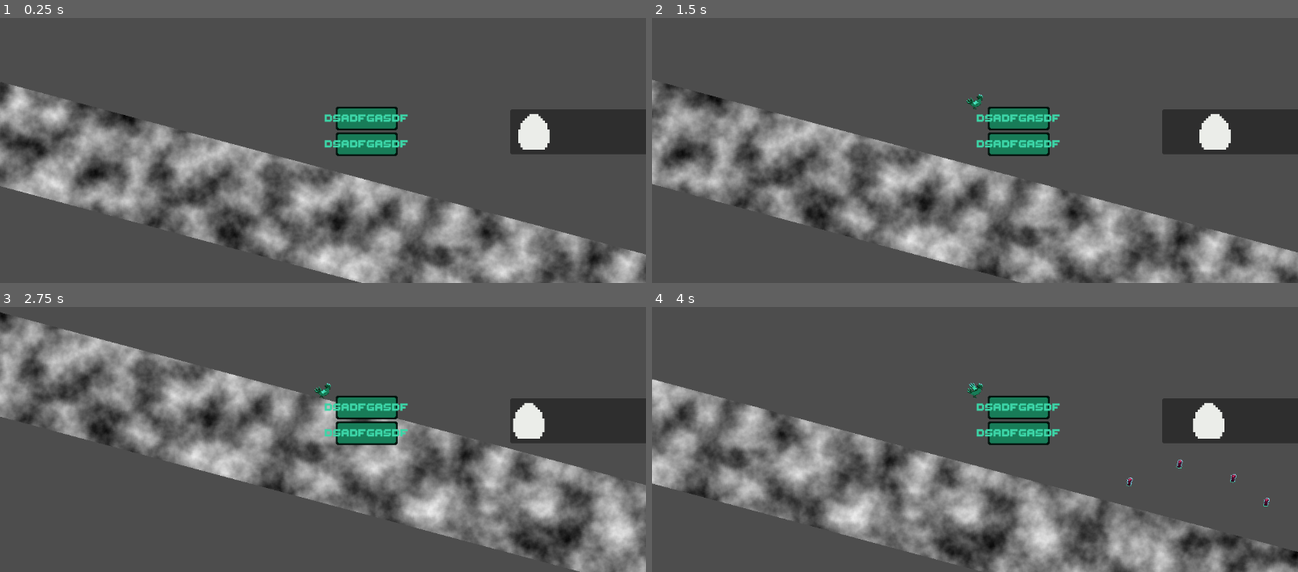
Above: before the commit, frames 1-4 (two rows, left to right).
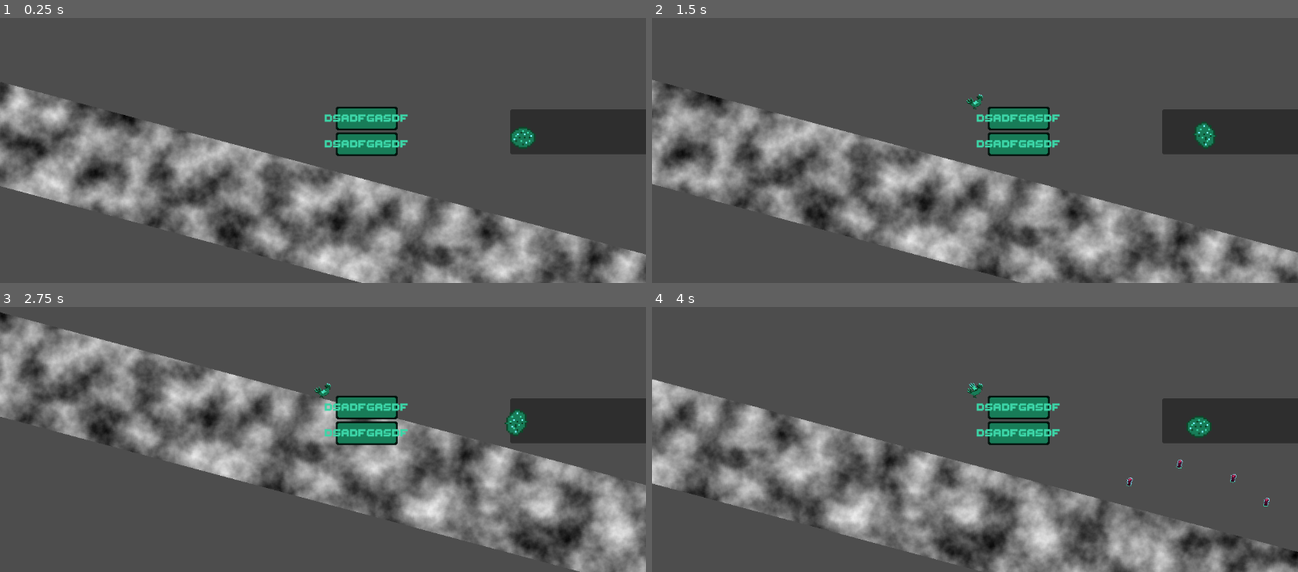
Above: after the commit, the same moments.

Repository: SinusMs/minijam-187
Game: Godot game, scene res://levels/ferdi_level_testink.tscn
The game is run twice, just before and just after one commit, with the same random seed, the same clock (stepped at 60 frames per second) and the same inputs. This scene is started directly instead of the project's main scene. The engine's default icon, where the game draws it, is replaced by a stand-in: a white triangle on a blue panel in a dark square.
Inputs:
- Up to frame 1 (0.25 s): no input
- Up to frame 2 (1.5 s): tap Enter (evolve) at 0.5, 0.6 s; hold D (right) 0.53-1.28 s; tap Space (jump) at 0.77 s; hold A (left) from 1.28 s (still down); tap P (shake) at 1.35 s
- Up to frame 3 (2.75 s): tap Space (jump) at 1.52 s; release A (left) at 2.03 s; hold D (right) from 2.03 s (still down); hold R from 2.03 s (still down)
- Up to frame 4 (4 s): release R at 2.78 s; tap Enter (evolve) at 2.85 s; tap Space (jump) at 3.02, 3.77 s; release D (right) at 3.53 s; hold A (left) from 3.53 s (still down); tap P (shake) at 3.6 s

The runs differ from the first frame. In frame 1, 0.6% of the frame differs, in the area x 78-86%, y 35-50%; in frame 2, 0.6%; in frame 3, 0.6%, in the area x 78-85%, y 35-50%; in frame 4, 0.6%.
Error before the commit: Invalid access to property or key 'Stopwatch:<Label#40617641536>' on a base object of type 'Dictionary'. (res://ui/hud.gd:36)
Error after the commit: Invalid access to property or key 'Stopwatch:<Label#40953185866>' on a base object of type 'Dictionary'. (res://ui/hud.gd:36)

Commit message:
Added Rolling Egg as Progress Bar icon

Diff:
--- a/ui/progress_bar.gd
+++ b/ui/progress_bar.gd
@@ -16,6 +16,7 @@
 	progress_start = $Panel/ProgressIcon.position.x;
 	progress_end = progress_start + $Panel.size.x - $Panel/ProgressIcon.size.x;
 	SignalBus.MoveProgressBar.connect(move_chicken_icon);
+	$Panel/ProgressIcon/AnimatedUiSprite.animation
 
 func _process(delta):
 	# Debugging
--- a/ui/progress_bar.tscn
+++ b/ui/progress_bar.tscn
@@ -1,7 +1,76 @@
-[gd_scene load_steps=3 format=3 uid="uid://brvm602igwqwq"]
+[gd_scene load_steps=14 format=3 uid="uid://brvm602igwqwq"]
 
 [ext_resource type="Script" uid="uid://bul8k2cywkbp2" path="res://ui/progress_bar.gd" id="1_gtq4w"]
-[ext_resource type="Texture2D" uid="uid://grcwjbwpuh6x" path="res://assets/temp-egg_ui.png" id="2_4usvg"]
+[ext_resource type="Texture2D" uid="uid://pf5r75lqjuv3" path="res://assets/player/chimkenEgg.png" id="2_4usvg"]
+[ext_resource type="Texture2D" uid="uid://b3ilrrgteos1i" path="res://assets/egg_ui_anim.png" id="2_gtq4w"]
+
+[sub_resource type="AtlasTexture" id="AtlasTexture_pn2d2"]
+atlas = ExtResource("2_4usvg")
+region = Rect2(0, 96, 32, 32)
+
+[sub_resource type="AtlasTexture" id="AtlasTexture_gtq4w"]
+atlas = ExtResource("2_gtq4w")
+region = Rect2(0, 0, 32, 32)
+
+[sub_resource type="AtlasTexture" id="AtlasTexture_4usvg"]
+atlas = ExtResource("2_gtq4w")
+region = Rect2(32, 0, 32, 32)
+
+[sub_resource type="AtlasTexture" id="AtlasTexture_5rton"]
+atlas = ExtResource("2_gtq4w")
+region = Rect2(64, 0, 32, 32)
+
+[sub_resource type="AtlasTexture" id="AtlasTexture_hkq1o"]
+atlas = ExtResource("2_gtq4w")
+region = Rect2(96, 0, 32, 32)
+
+[sub_resource type="AtlasTexture" id="AtlasTexture_a3wwd"]
+atlas = ExtResource("2_gtq4w")
+region = Rect2(128, 0, 32, 32)
+
+[sub_resource type="AtlasTexture" id="AtlasTexture_ibfck"]
+atlas = ExtResource("2_gtq4w")
+region = Rect2(160, 0, 32, 32)
+
+[sub_resource type="AtlasTexture" id="AtlasTexture_gisq8"]
+atlas = ExtResource("2_gtq4w")
+region = Rect2(192, 0, 32, 32)
+
+[sub_resource type="AtlasTexture" id="AtlasTexture_c8pkw"]
+atlas = ExtResource("2_gtq4w")
+region = Rect2(224, 0, 32, 32)
+
+[sub_resource type="SpriteFrames" id="SpriteFrames_pn2d2"]
+animations = [{
+"frames": [{
+"duration": 1.0,
+"texture": SubResource("AtlasTexture_gtq4w")
+}, {
+"duration": 1.0,
+"texture": SubResource("AtlasTexture_4usvg")
+}, {
+"duration": 1.0,
+"texture": SubResource("AtlasTexture_5rton")
+}, {
+"duration": 1.0,
+"texture": SubResource("AtlasTexture_hkq1o")
+}, {
+"duration": 1.0,
+"texture": SubResource("AtlasTexture_a3wwd")
+}, {
+"duration": 1.0,
+"texture": SubResource("AtlasTexture_ibfck")
+}, {
+"duration": 1.0,
+"texture": SubResource("AtlasTexture_gisq8")
+}, {
+"duration": 1.0,
+"texture": SubResource("AtlasTexture_c8pkw")
+}],
+"loop": true,
+"name": &"ui_rolling_egg",
+"speed": 15.0
+}]
 
 [node name="SingleIconProgressBar" type="Control"]
 layout_mode = 3
@@ -15,16 +84,6 @@
 offset_bottom = 80.0
 size_flags_horizontal = 4
 size_flags_vertical = 4
-
-[node name="ProgressIcon" type="TextureRect" parent="Panel"]
-custom_minimum_size = Vector2(64, 32)
-layout_mode = 1
-anchors_preset = 9
-anchor_bottom = 1.0
-grow_vertical = 2
-texture = ExtResource("2_4usvg")
-expand_mode = 1
-stretch_mode = 5
 
 [node name="ProgressBackground" type="TextureRect" parent="Panel"]
 z_index = -1
@@ -43,3 +102,18 @@
 anchor_bottom = 1.0
 grow_horizontal = 2
 grow_vertical = 2
+
+[node name="ProgressIcon" type="TextureRect" parent="Panel"]
+self_modulate = Color(1, 1, 1, 0)
+layout_mode = 0
+offset_right = 40.0
+offset_bottom = 40.0
+texture = SubResource("AtlasTexture_pn2d2")
+
+[node name="AnimatedUiSprite" type="AnimatedSprite2D" parent="Panel/ProgressIcon"]
+position = Vector2(16, 40)
+scale = Vector2(3, 3)
+sprite_frames = SubResource("SpriteFrames_pn2d2")
+animation = &"ui_rolling_egg"
+autoplay = "ui_rolling_egg"
+frame_progress = 0.591367
Binary file added: aseprite/egg_ui_anim.aseprite
Binary file added: assets/egg_ui_anim.png
Not shown, added: assets/egg_ui_anim.png.import
